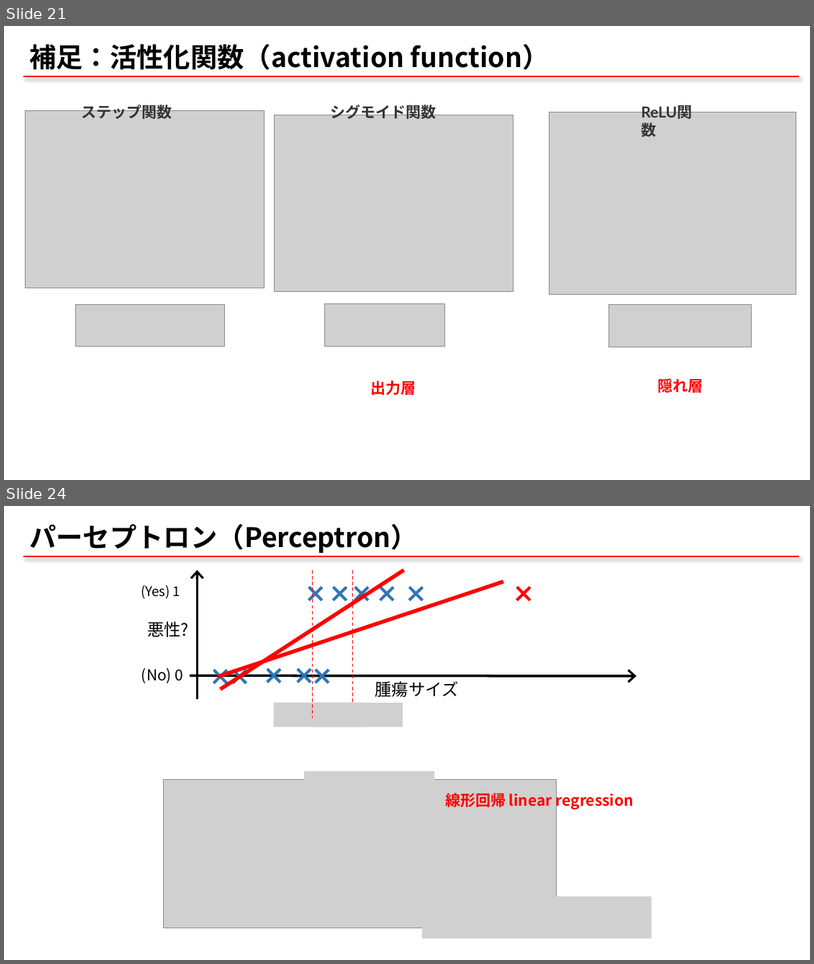
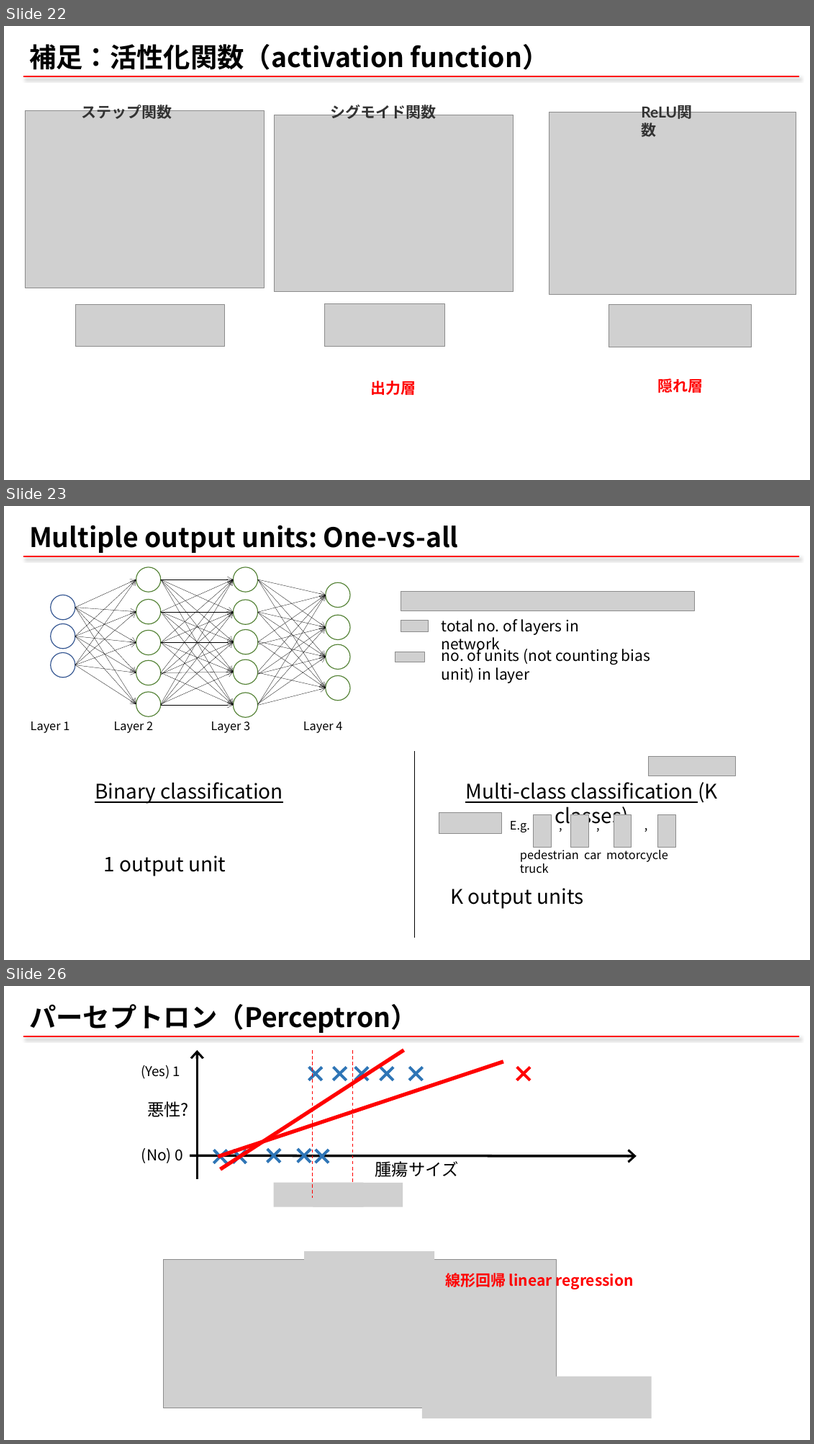
Before and after one commit to qqinxl2015/machine-learning-basic, a slide deck: _ML_01_NN.pptx. Shown one above the other, each under a label of ours: slides 21 and 24 before the commit, slides 22, 23 and 26 after it; the slides between them are not shown. The pictures are 814x964 and 814x1444 pixels, drawn with LibreOffice and Linux fonts; fonts in the diff are those of the drawing; grey boxes stand for pictures. Boxes give left, top, right and bottom in pixels: in the first picture for what was removed or moved away, otherwise in the second. Text is boxed around its words. In the diff, an @@ line names an element or a change of style, - is before the commit and + after.

```diff
--- a/_ML_01_NN.pptx
+++ b/_ML_01_NN.pptx
@@ slide 23 added at <box>4,506,810,960</box>, background #FFFFFF; not listed: 1 template element that a slide beside it also shows @@
@@ title added at <box>29,525,459,553</box>, 32 pt, text #000000, bold @@
+Multiple output units: One-vs-all
@@ picture added at <box>401,591,695,610</box> @@
@@ picture added at <box>401,620,429,632</box> @@
@@ text added at <box>442,619,579,653</box>, 18 pt, text #000000 @@
+total no. of layers in network
@@ picture added at <box>396,651,425,662</box> @@
@@ text added at <box>442,646,651,683</box>, 18 pt, text #000000 @@
+no. of units (not counting bias unit) in layer
@@ group added at <box>31,567,350,733</box>: 60 arrows, 17 ellipses, 4 texts @@
+Layer 1
+Layer 2
+Layer 3
+Layer 4
@@ line added from (415, 751) to (415, 938), #000000 0.5 pt @@
@@ picture added at <box>650,757,736,776</box> @@
@@ text added at <box>95,782,283,876</box>, 24 pt, text #000000, underline @@
+Binary classification
+1 output unit
@@ text added at <box>450,782,718,908</box>, 24 pt, text #000000, underline @@
+Multi-class classification (K classes)
+K output units
@@ picture added at <box>439,813,502,834</box> @@
@@ text added at <box>510,821,530,832</box>, 14 pt, text #000000 @@
+E.g. , , ,
@@ group added at <box>520,815,676,872</box>: 4 pictures, 1 text @@
+pedestrian car motorcycle truck
@@ what was slide 21 is now slide 22 @@
@@ what was slide 24 is now slide 26 @@
```
Also in this commit, not shown: 6 slides changed, 2 other slides added, 1 slide removed.
